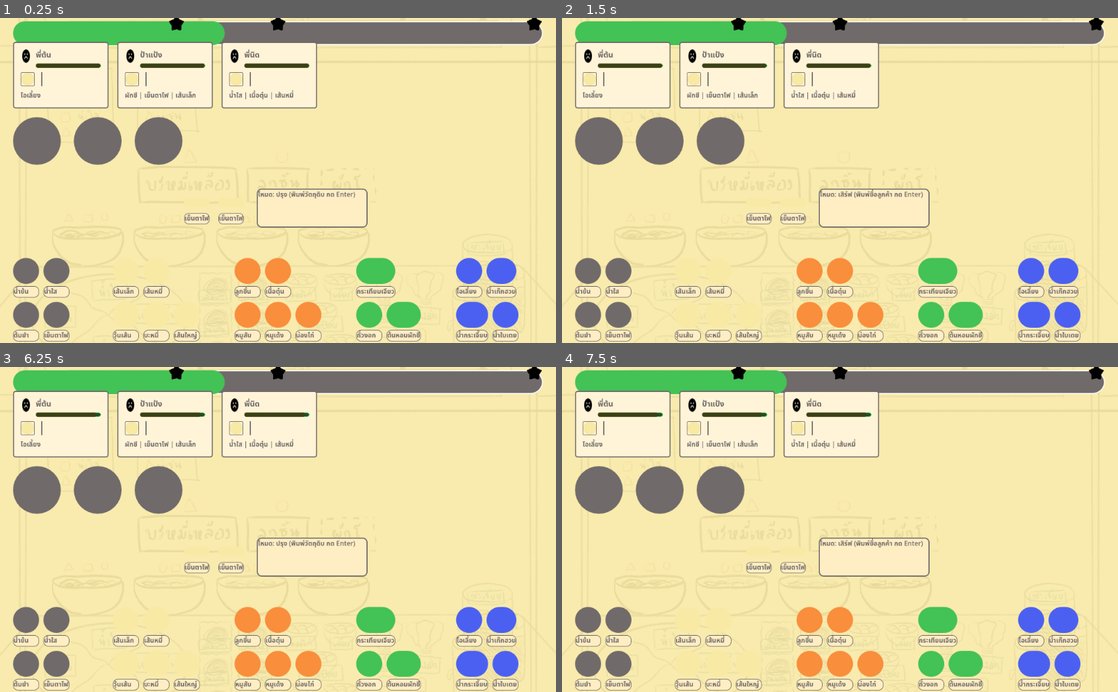
Above: before the commit, frames 1-4 (two rows, left to right).
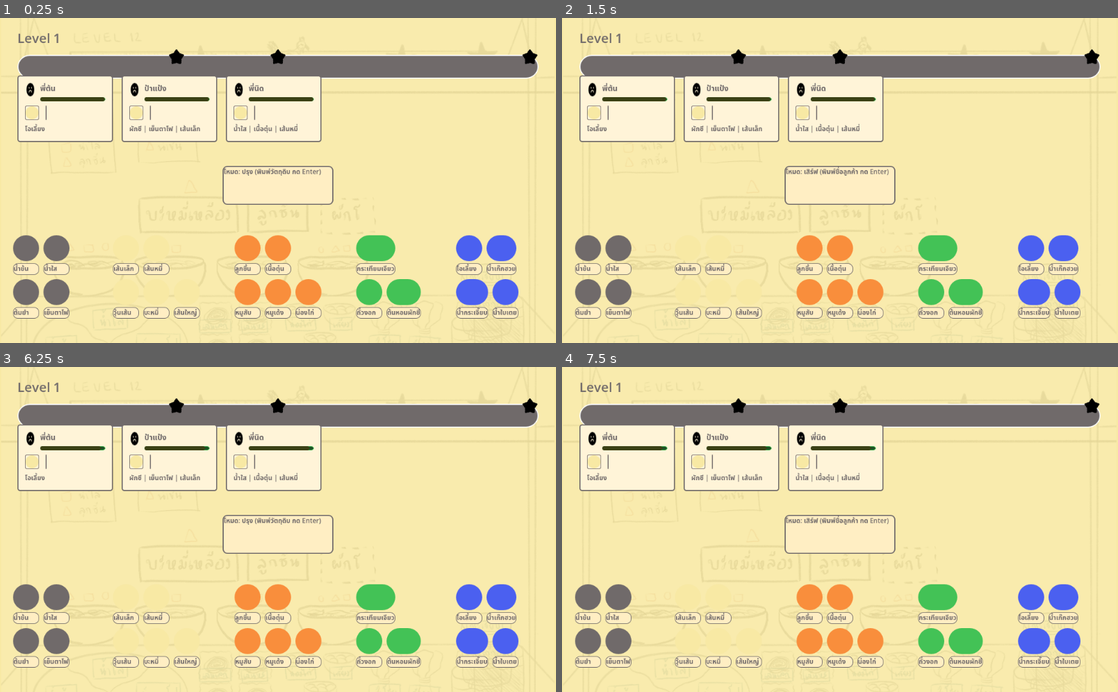
Above: after the commit, the same moments.

Repository: pcpaugust/video-game
Game: Godot game, scene res://scenes/main/Cooking.tscn
Same seed, same stepped clock (60 frames per second), same inputs: the game is played once before the commit and once after it.
Inputs:
- Up to frame 1 (0.25 s): no input
- Up to frame 2 (1.5 s): tap Enter at 0.5, 0.6 s; tap Space at 1.25 s; tap Tab at 1.35 s
- Up to frame 3 (6.25 s): tap Enter at 2, 3.5, 3.6 s; tap Backspace at 2.1, 5.1 s; tap Space at 2.75, 4.25 s; tap Keypad Enter at 2.85, 5.85 s; tap Tab at 4.35 s
- Up to frame 4 (7.5 s): tap Enter at 6.6 s; tap Tab at 7.35 s

The runs differ from the first frame. In frame 1, 37% of the frame differs, in the area x 2-98%, y 0-100%; in frame 2, 37%; in frame 3, 37%; in frame 4, 37%.

Commit message:
fix scene

Diff:
--- a/scenes/main/Cooking.tscn
+++ b/scenes/main/Cooking.tscn
@@ -5,49 +5,11 @@
 [ext_resource type="PackedScene" uid="uid://r8jlkk4nsfeo" path="res://scenes/ui/OrderQueue.tscn" id="2_cy70s"]
 [ext_resource type="PackedScene" uid="uid://dshga2ulvahoa" path="res://scenes/ui/TypingSpace.tscn" id="3_xdmyo"]
 [ext_resource type="PackedScene" uid="uid://cdkr12srcscr8" path="res://scenes/ui/IngredientTable.tscn" id="4_4vgtb"]
-[ext_resource type="PackedScene" uid="uid://bn2itsdp6foer" path="res://scenes/ui/DishContainer.tscn" id="4_xdmyo"]
-[ext_resource type="Texture2D" path="res://assets/figma/bg.png" id="5_bg"]
+[ext_resource type="PackedScene" path="res://scenes/ui/DishContainer.tscn" id="4_xdmyo"]
+[ext_resource type="Texture2D" uid="uid://cgy3p5jojrnir" path="res://assets/figma/bg.png" id="5_bg"]
 
 [sub_resource type="StyleBoxFlat" id="StyleBoxFlat_ijlok"]
 bg_color = Color(0.972549, 0.9137255, 0.6431373, 1)
-
-[sub_resource type="StyleBoxFlat" id="StyleBoxFlat_circle_grey"]
-bg_color = Color(0.439216, 0.415686, 0.415686, 1)
-corner_radius_top_left = 999
-corner_radius_top_right = 999
-corner_radius_bottom_right = 999
-corner_radius_bottom_left = 999
-
-[sub_resource type="StyleBoxFlat" id="StyleBoxFlat_typing_block"]
-bg_color = Color(1, 0.933333, 0.764706, 1)
-border_width_left = 2
-border_width_top = 2
-border_width_right = 2
-border_width_bottom = 2
-border_color = Color(0.439216, 0.415686, 0.415686, 1)
-corner_radius_top_left = 8
-corner_radius_top_right = 8
-corner_radius_bottom_right = 8
-corner_radius_bottom_left = 8
-
-[sub_resource type="StyleBoxFlat" id="StyleBoxFlat_circle_yellow"]
-bg_color = Color(0.972549, 0.913725, 0.643137, 1)
-corner_radius_top_left = 999
-corner_radius_top_right = 999
-corner_radius_bottom_right = 999
-corner_radius_bottom_left = 999
-
-[sub_resource type="StyleBoxFlat" id="StyleBoxFlat_small_block"]
-bg_color = Color(1, 0.933333, 0.764706, 1)
-border_width_left = 1
-border_width_top = 1
-border_width_right = 1
-border_width_bottom = 1
-border_color = Color(0.439216, 0.415686, 0.415686, 1)
-corner_radius_top_left = 8
-corner_radius_top_right = 8
-corner_radius_bottom_right = 8
-corner_radius_bottom_left = 8
 
 [node name="Cooking" type="Node2D" unique_id=2003241289]
 script = ExtResource("1_cy70s")
@@ -56,31 +18,20 @@
 
 [node name="PanelContainer" type="PanelContainer" parent="CanvasLayer" unique_id=1041534527]
 custom_minimum_size = Vector2(1024, 600)
-anchors_preset = 8
-anchor_left = 0.5
-anchor_top = 0.5
-anchor_right = 0.5
-anchor_bottom = 0.5
-offset_left = -512.0
-offset_top = -300.0
-offset_right = 512.0
-offset_bottom = 300.0
-grow_horizontal = 2
-grow_vertical = 2
+offset_right = 1024.0
+offset_bottom = 712.0
 theme_override_styles/panel = SubResource("StyleBoxFlat_ijlok")
 
 [node name="Background" type="TextureRect" parent="CanvasLayer/PanelContainer" unique_id=2108137782]
-layout_mode = 1
-anchors_preset = 15
-anchor_right = 1.0
-anchor_bottom = 1.0
+modulate = Color(1, 1, 1, 0.1)
+layout_mode = 2
 texture = ExtResource("5_bg")
 expand_mode = 1
 stretch_mode = 5
-modulate = Color(1, 1, 1, 0.1)
 
 [node name="MarginContainer" type="MarginContainer" parent="CanvasLayer/PanelContainer" unique_id=1147982892]
 layout_mode = 2
+size_flags_horizontal = 4
 theme_override_constants/margin_left = 24
 theme_override_constants/margin_top = 20
 theme_override_constants/margin_right = 24
@@ -95,85 +46,25 @@
 layout_mode = 2
 
 [node name="OrderContainer" parent="CanvasLayer/PanelContainer/MarginContainer/VBoxContainer" unique_id=2144028027 instance=ExtResource("2_cy70s")]
+custom_minimum_size = Vector2(0, 110)
 layout_mode = 2
-custom_minimum_size = Vector2(0, 110)
-
-[node name="DishSlotsRow" type="HBoxContainer" parent="CanvasLayer/PanelContainer/MarginContainer/VBoxContainer" unique_id=1734069991]
-layout_mode = 2
-theme_override_constants/separation = 24
-
-[node name="DishSlot1" type="PanelContainer" parent="CanvasLayer/PanelContainer/MarginContainer/VBoxContainer/DishSlotsRow"]
-custom_minimum_size = Vector2(88, 88)
-layout_mode = 2
-theme_override_styles/panel = SubResource("StyleBoxFlat_circle_grey")
-
-[node name="DishSlot2" type="PanelContainer" parent="CanvasLayer/PanelContainer/MarginContainer/VBoxContainer/DishSlotsRow"]
-custom_minimum_size = Vector2(88, 88)
-layout_mode = 2
-theme_override_styles/panel = SubResource("StyleBoxFlat_circle_grey")
-
-[node name="DishSlot3" type="PanelContainer" parent="CanvasLayer/PanelContainer/MarginContainer/VBoxContainer/DishSlotsRow"]
-custom_minimum_size = Vector2(88, 88)
-layout_mode = 2
-theme_override_styles/panel = SubResource("StyleBoxFlat_circle_grey")
 
 [node name="ActionRow" type="HBoxContainer" parent="CanvasLayer/PanelContainer/MarginContainer/VBoxContainer" unique_id=1194688964]
 layout_mode = 2
 size_flags_horizontal = 3
-size_flags_vertical = 3
-alignment = 1
+size_flags_vertical = 0
 theme_override_constants/separation = 16
-
-[node name="IdleItem1" type="VBoxContainer" parent="CanvasLayer/PanelContainer/MarginContainer/VBoxContainer/ActionRow"]
-layout_mode = 2
-theme_override_constants/separation = 12
 alignment = 1
 
-[node name="IdleIcon1" type="PanelContainer" parent="CanvasLayer/PanelContainer/MarginContainer/VBoxContainer/ActionRow/IdleItem1"]
-custom_minimum_size = Vector2(16, 16)
-layout_mode = 2
-theme_override_styles/panel = SubResource("StyleBoxFlat_circle_yellow")
-
-[node name="IdleBlock1" type="PanelContainer" parent="CanvasLayer/PanelContainer/MarginContainer/VBoxContainer/ActionRow/IdleItem1"]
-layout_mode = 2
-theme_override_styles/panel = SubResource("StyleBoxFlat_small_block")
-
-[node name="IdleLabel1" type="Label" parent="CanvasLayer/PanelContainer/MarginContainer/VBoxContainer/ActionRow/IdleItem1/IdleBlock1"]
-layout_mode = 2
-theme_override_colors/font_color = Color(0.439216, 0.415686, 0.415686, 1)
-theme_override_font_sizes/font_size = 12
-text = "เย็นตาโฟ"
-
-[node name="IdleItem2" type="VBoxContainer" parent="CanvasLayer/PanelContainer/MarginContainer/VBoxContainer/ActionRow"]
-layout_mode = 2
-theme_override_constants/separation = 12
-alignment = 1
-
-[node name="IdleIcon2" type="PanelContainer" parent="CanvasLayer/PanelContainer/MarginContainer/VBoxContainer/ActionRow/IdleItem2"]
-custom_minimum_size = Vector2(16, 16)
-layout_mode = 2
-theme_override_styles/panel = SubResource("StyleBoxFlat_circle_yellow")
-
-[node name="IdleBlock2" type="PanelContainer" parent="CanvasLayer/PanelContainer/MarginContainer/VBoxContainer/ActionRow/IdleItem2"]
-layout_mode = 2
-theme_override_styles/panel = SubResource("StyleBoxFlat_small_block")
-
-[node name="IdleLabel2" type="Label" parent="CanvasLayer/PanelContainer/MarginContainer/VBoxContainer/ActionRow/IdleItem2/IdleBlock2"]
-layout_mode = 2
-theme_override_colors/font_color = Color(0.439216, 0.415686, 0.415686, 1)
-theme_override_font_sizes/font_size = 12
-text = "เย็นตาโฟ"
-
 [node name="TypingSpace" parent="CanvasLayer/PanelContainer/MarginContainer/VBoxContainer/ActionRow" unique_id=1951861316 instance=ExtResource("3_xdmyo")]
+custom_minimum_size = Vector2(220, 140)
 layout_mode = 2
 size_flags_horizontal = 0
 size_flags_vertical = 0
-custom_minimum_size = Vector2(220, 140)
 
 [node name="DishContainer" parent="CanvasLayer/PanelContainer/MarginContainer/VBoxContainer" unique_id=1222613478 instance=ExtResource("4_xdmyo")]
+visible = false
 layout_mode = 2
-visible = false
 
 [node name="IngredientTable" parent="CanvasLayer/PanelContainer/MarginContainer/VBoxContainer" unique_id=83946894 instance=ExtResource("4_4vgtb")]
 layout_mode = 2
-visible = true
--- a/scenes/ui/LevelBar.tscn
+++ b/scenes/ui/LevelBar.tscn
@@ -26,45 +26,42 @@
 
 [node name="LevelBar" type="VBoxContainer" unique_id=35058829]
 custom_minimum_size = Vector2(960, 0)
-layout_mode = 2
-alignment = 0
 script = ExtResource("1_bcj4y")
 
-[node name="Container" type="HBoxContainer" parent="."]
+[node name="Container" type="HBoxContainer" parent="." unique_id=388713073]
 layout_mode = 2
 theme_override_constants/separation = 12
 
-[node name="Level" type="Label" parent="Container"]
+[node name="Level" type="Label" parent="Container" unique_id=1441692276]
 layout_mode = 2
 theme_override_colors/font_color = Color(0.439216, 0.415686, 0.415686, 1)
 theme_override_font_sizes/font_size = 24
 text = "Level 12"
 
-[node name="Score" type="Label" parent="Container"]
+[node name="Score" type="Label" parent="Container" unique_id=141258403]
+visible = false
 layout_mode = 2
-visible = false
 
-[node name="BarWrap" type="Control" parent="."]
+[node name="BarWrap" type="Control" parent="." unique_id=534773475]
 custom_minimum_size = Vector2(960, 32)
 layout_mode = 2
 size_flags_horizontal = 3
 
-[node name="ProgressBar" type="ProgressBar" parent="BarWrap"]
-anchors_preset = 15
+[node name="ProgressBar" type="ProgressBar" parent="BarWrap" unique_id=767615644]
+custom_minimum_size = Vector2(0, 12)
+layout_mode = 0
 anchor_right = 1.0
 anchor_bottom = 1.0
-custom_minimum_size = Vector2(0, 12)
 offset_top = 10.0
 offset_bottom = 22.0
-step = 1.0
-value = 40.0
-show_percentage = false
 theme_override_styles/background = SubResource("StyleBoxFlat_bar_bg")
 theme_override_styles/fill = SubResource("StyleBoxFlat_bar_fill")
+step = 1.0
+show_percentage = false
 
-[node name="StarLeft" type="TextureRect" parent="BarWrap"]
+[node name="StarLeft" type="TextureRect" parent="BarWrap" unique_id=1292237827]
 layout_mode = 1
-anchors_preset = 5
+anchors_preset = 8
 anchor_left = 0.5
 anchor_top = 0.5
 anchor_right = 0.5
@@ -73,12 +70,13 @@
 offset_top = -16.0
 offset_right = -171.5
 offset_bottom = 16.0
+grow_horizontal = 2
 texture = ExtResource("1_star_left")
 expand_mode = 1
 
-[node name="StarMid" type="TextureRect" parent="BarWrap"]
+[node name="StarMid" type="TextureRect" parent="BarWrap" unique_id=732462115]
 layout_mode = 1
-anchors_preset = 5
+anchors_preset = 8
 anchor_left = 0.5
 anchor_top = 0.5
 anchor_right = 0.5
@@ -87,19 +85,20 @@
 offset_top = -16.0
 offset_right = 16.0
 offset_bottom = 16.0
+grow_horizontal = 2
 texture = ExtResource("2_star_main")
 expand_mode = 1
 
-[node name="StarRight" type="TextureRect" parent="BarWrap"]
+[node name="StarRight" type="TextureRect" parent="BarWrap" unique_id=2122643108]
 layout_mode = 1
-anchors_preset = 9
+anchors_preset = 6
 anchor_left = 1.0
 anchor_top = 0.5
 anchor_right = 1.0
 anchor_bottom = 0.5
 offset_left = -32.0
 offset_top = -16.0
-offset_right = 0.0
 offset_bottom = 16.0
+grow_vertical = 2
 texture = ExtResource("3_star_right")
 expand_mode = 1
Not shown: 1 places in scenes/ui/LevelBar.tscn that only renumber resources
